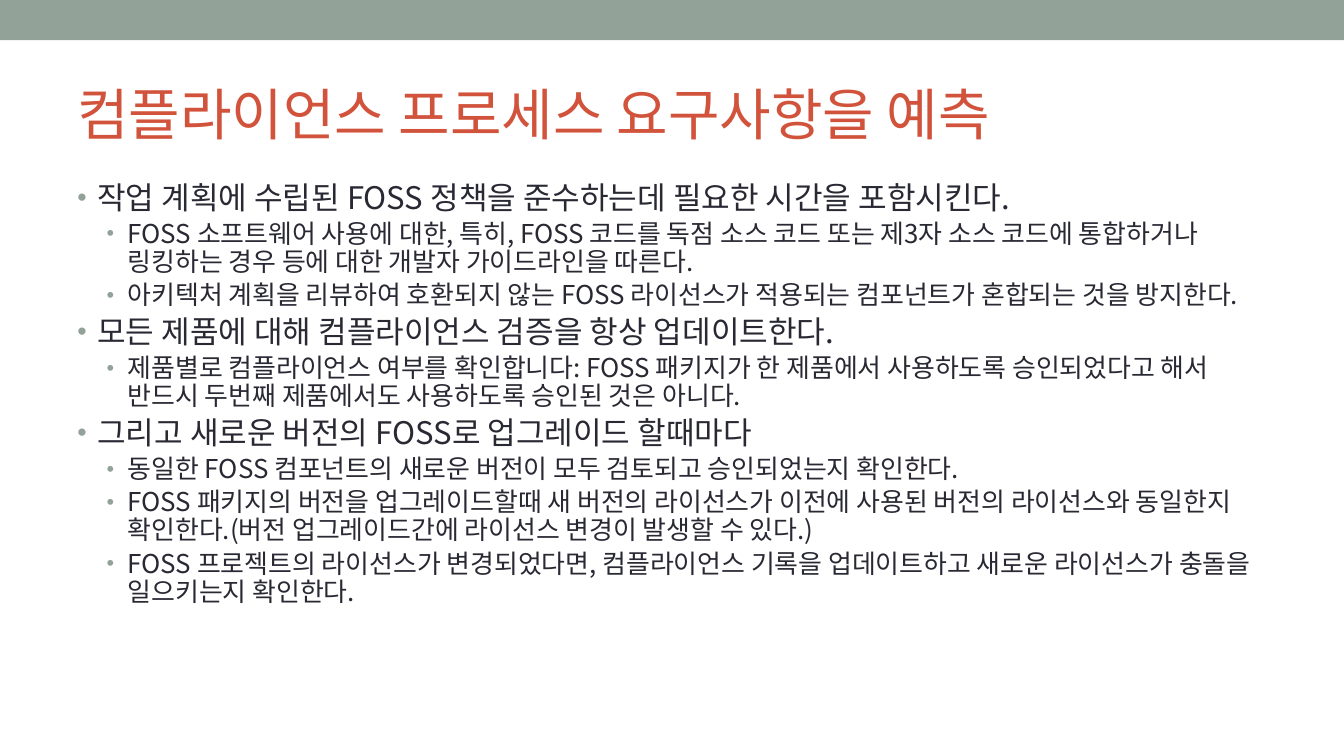
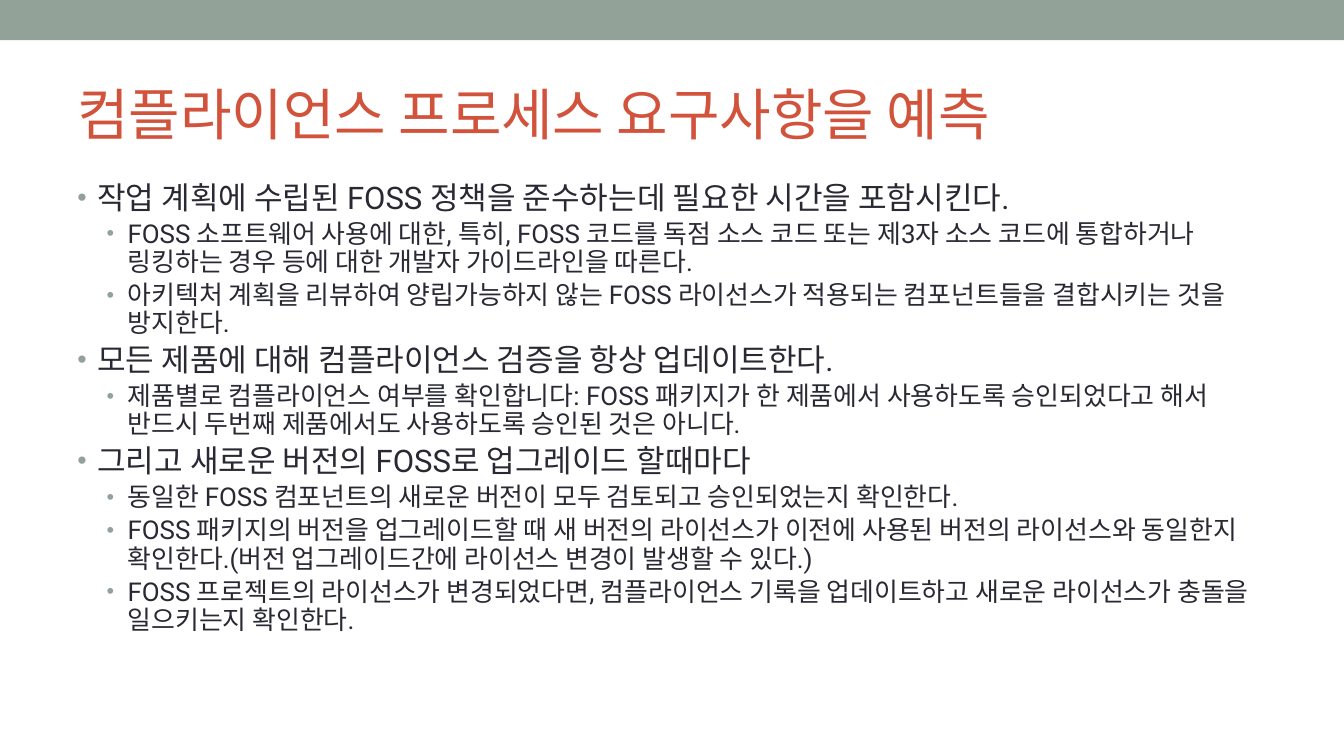
Before and after one commit to OpenChain-KWG/Curriculum-Translation-KR, a slide deck: slide 81 of target/slides/openchain-curriculum-for-1-1.pptx. Drawn at 1344x756 pixels with LibreOffice and Linux fonts; fonts in the diff are those of the drawing; background and template pictures are left out. Boxes give left, top, right and bottom in pixels: in the first picture for what was removed or moved away, otherwise in the second. Text is boxed around its words. In the diff, an @@ line names an element or a change of style, - is before the commit and + after.

```diff
--- a/target/slides/openchain-curriculum-for-1-1.pptx
+++ b/target/slides/openchain-curriculum-for-1-1.pptx
@@ text at [97, 183, 1248, 631]: font Noto Sans CJK KR to Roboto in "작업 계획에 수립된 FOSS 정책을 준수하는데 필요한 ...", "FOSS 소프트웨어 사용에 대한, 특히, FOSS 코드를 ...", "모든 제품에 대해 컴플라이언스 검증을 항상 업데이트한다.", "제품별로 컴플라이언스 여부를 확인합니다: FOSS 패키지가 한 ..." and 3 more places @@
@@ text at [128, 282, 1225, 334]: text changed; font Noto Sans CJK KR to Roboto @@
-  • 아키텍처 계획을 리뷰하여 호환되지 않는 FOSS 라이선스가 적용되는 컴포넌트가 혼합되는 것을 방지한다.
+  • 아키텍처 계획을 리뷰하여 양립가능하지 않는 FOSS 라이선스가 적용되는 컴포넌트들을 결합시키는 것을 방지한다.
@@ text at [128, 517, 1237, 574]: text changed; font Noto Sans CJK KR to Roboto @@
-  • FOSS 패키지의 버전을 업그레이드할때 새 버전의 라이선스가 이전에 사용된 버전의 라이선스와 동일한지 확인한다.(버전 업그레이드간에 라이선스 변경이 발생할 수 있다.)
+  • FOSS 패키지의 버전을 업그레이드할 때 새 버전의 라이선스가 이전에 사용된 버전의 라이선스와 동일한지 확인한다.(버전 업그레이드간에 라이선스 변경이 발생할 수 있다.)
```
Also in this commit, not shown: 82 other slides changed, 3 other files.
